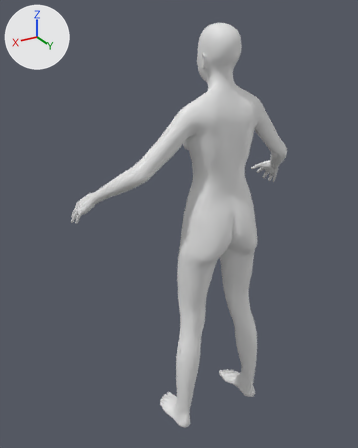
A saved change to the glTF model game/assets/humans/dragonkind_female_elder.glb.
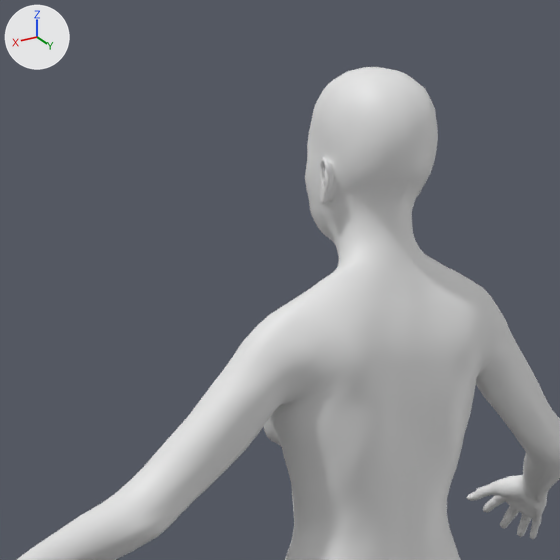
There are two pictures of each version: one whole from a 50 mm camera at (1.298, 1.745, 2.055) aimed at (0.097, -0.256, 1.054), one close up on the part from 26% to 79% of the width and 0% to 42% of the height. Arrows for +X, +Y and +Z are at upper left; the lights stay in place. The older version's two pictures come first. Materials are left out; every surface is plain grey. Vertices at exactly the same position are counted once.

The first close-up shows 'Body'.
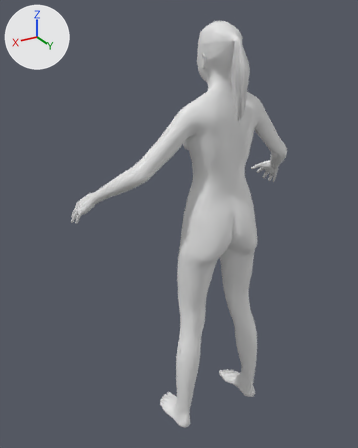
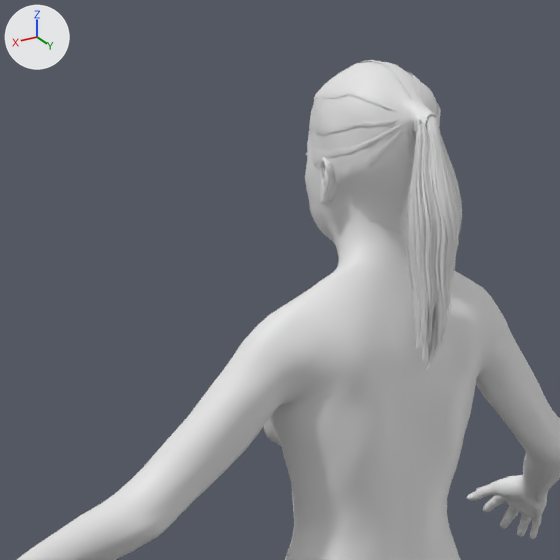
Changed parts and their boxes [x1, y1, x2, y2] in the close-ups (560 x 560 px):
'Body', reshaped: before [17, 67, 560, 560]; after [17, 60, 560, 560]
part 1 of me_mesh_0, added: after [305, 60, 463, 370]

Edits to the bpy script that builds the scene:
```text
Change me_mesh_0:
    used by ob_body; location = (0.0, 0.0, 0.0)
    remove me_mesh_0.from_pydata(...)  # 13380 vertices, 26756 faces; spans x -0.62..0.62, y -0.46..0.1, z 0.0..2.01
    add me_mesh_0.from_pydata(...)  # 17528 vertices, 32832 faces; spans x -0.62..0.62, y -0.46..0.11, z 0.0..2.02
    me_mesh_0 part 1: 4148 vertices added at x -0.09..0.08, y -0.19..0.11, z 1.61..2.02
```
